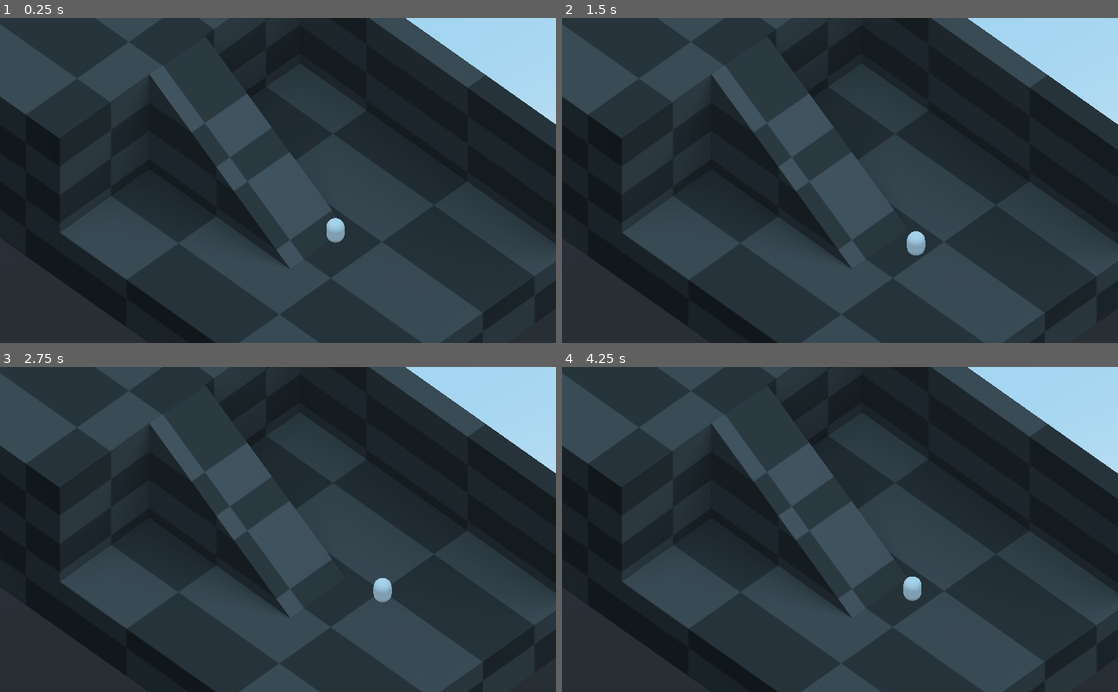
Above: before the commit, frames 1-4 (two rows, left to right).
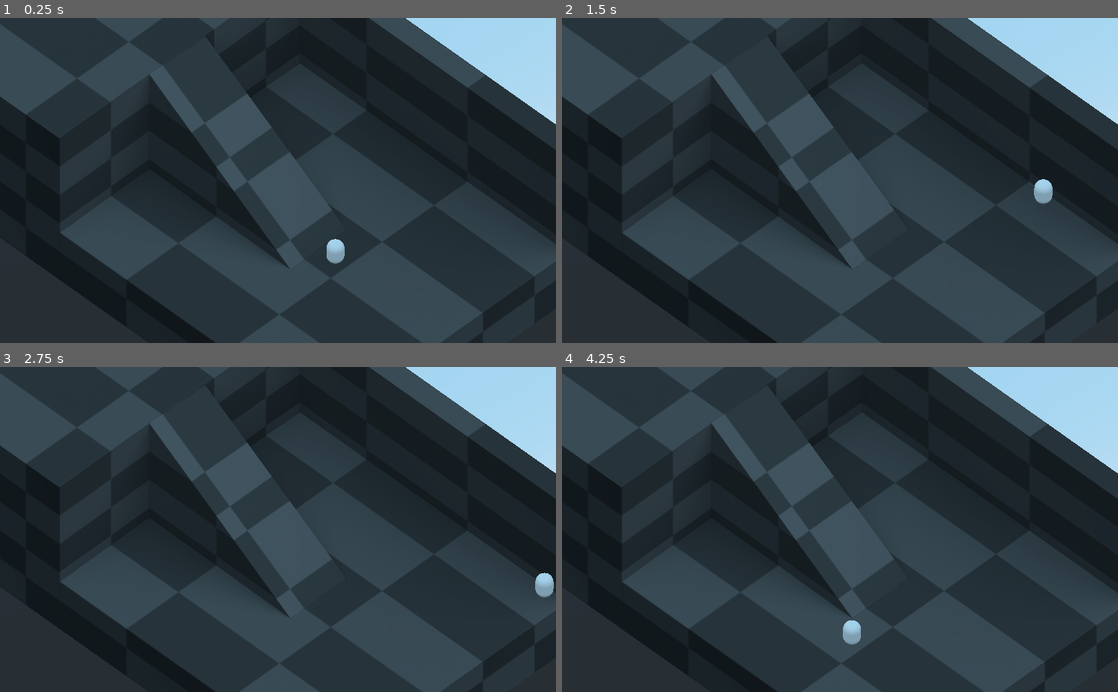
Above: after the commit, the same moments.

Repository: lu-chie/CrimsonBubbles
Game: Godot game, scene res://Cenas/movimento-teste.tscn
Same seed, same stepped clock (60 frames per second), same inputs: the game is played once before the commit and once after it. This scene is started directly instead of the project's main scene.
Inputs:
- Up to frame 1 (0.25 s): no input
- Up to frame 2 (1.5 s): hold Right (ui_right) 0.53-1.28 s; hold Shift (ui_shift, bound only after the commit) 0.53-1.28 s; hold Down (ui_down) from 1.28 s (still down); tap Shift (ui_shift, bound only after the commit) at 1.35 s
- Up to frame 3 (2.75 s): release Down (ui_down) at 2.03 s; hold Right (ui_right) from 2.03 s (still down); hold Shift (ui_shift, bound only after the commit) from 2.03 s (still down)
- Up to frame 4 (4.25 s): release Right (ui_right) at 2.78 s; release Shift (ui_shift, bound only after the commit) at 2.78 s; hold Up (ui_up) 2.78-3.53 s; tap Shift (ui_shift, bound only after the commit) at 2.85 s; hold Left (ui_left) from 3.53 s (still down); hold Shift (ui_shift, bound only after the commit) from 3.53 s (still down)

The runs differ from the first frame. In frame 1, 0.4% of the frame differs, in the area x 4-62%, y 29-76%; in frame 2, 0.4%, in the area x 4-89%, y 29-74%; in frame 3, 0.4%; in frame 4, 0.4%.

Commit message:
att corrida shift e tentativa de camera follow (risos)

Diff:
--- /dev/null
+++ b/GodotProject/Cenas/CameraFollow.gd
@@ -0,0 +1,17 @@
+extends Camera
+
+# Referência para o jogador
+onready var player = $"/root/Path/To/.."
+
+# Velocidade de suavização do movimento da câmera
+export var smoothing_speed = 5.0
+
+# Posição relativa desejada da câmera em relação ao jogador
+export var offset = Vector3(0, 5, -10)
+
+func _process(delta):
+	if player:
+		# Posição alvo da câmera
+		var target_position = player.global_transform.origin + offset
+		# Interpolação suave para mover a câmera
+		global_transform.origin = global_transform.origin.linear_interpolate(target_position, smoothing_speed * delta)
--- a/GodotProject/Cenas/Cena-Teste.tscn
+++ b/GodotProject/Cenas/Cena-Teste.tscn
@@ -1,10 +1,9 @@
-[gd_scene load_steps=10 format=2]
+[gd_scene load_steps=9 format=2]
 
 [ext_resource path="res://Assets/cenario-teste.obj" type="ArrayMesh" id=1]
-[ext_resource path="res://Cenas/Player.gd" type="Script" id=2]
 [ext_resource path="res://Assets/checker-texture.png" type="Texture" id=3]
 [ext_resource path="res://Cenas/level-basico.tscn" type="PackedScene" id=4]
-[ext_resource path="res://Cenas/Model.gd" type="Script" id=5]
+[ext_resource path="res://Cenas/C_Call.gd" type="Script" id=5]
 [ext_resource path="res://Cenas/Controller.gd" type="Script" id=6]
 
 [sub_resource type="SpatialMaterial" id=3]
@@ -39,7 +38,7 @@
 
 [node name="PlayerCharacter" type="RigidBody" parent="."]
 transform = Transform( 1, 0, 0, 0, 1, 0, 0, 0, 1, 0.0575074, 1.12577, 1.62665 )
-script = ExtResource( 2 )
+script = ExtResource( 6 )
 
 [node name="View" type="MeshInstance" parent="PlayerCharacter"]
 transform = Transform( 0.242016, 0, 0, 0, 0.242016, 0, 0, 0, 0.242016, 0, 0, 0 )
--- a/GodotProject/Cenas/Controller.gd
+++ b/GodotProject/Cenas/Controller.gd
@@ -1,25 +1,24 @@
 extends Node
 
+# Chamando o kinematic body que é o model
+onready var model = $".."
 
-# chamando o kinematic body q é o model
-onready var model = $".."
+# Velocidades
+export var walk_speed: float = 5.0  # Velocidade ao caminhar
+export var run_speed: float = 10.0  # Velocidade ao correr
 
 # Called when the node enters the scene tree for the first time.
 func _ready():
 	pass # Replace with function body.
 
-
-# funcao d update movement que ta sendo chamada em call, todo movimento é processado aca
-# feito assim pra gente saber que se o problema é de movimento, ajeitar aqui
-# se o problema for de parametro, ajeitar em model
-#se o problema for de render, ajeitar em view
-
+# Função de update movement que é chamada constantemente. Todo movimento é processado aqui.
+# Feito assim para separar responsabilidades:
 func update_movement(delta):
-
 	# Reseta a velocidade horizontal
 	model.velocity.x = 0
 	model.velocity.z = 0
 
+	# Verifica as teclas de direção
 	if Input.is_action_pressed("ui_up"):
 		model.velocity.z -= 1
 	if Input.is_action_pressed("ui_down"):
@@ -29,16 +28,20 @@
 	if Input.is_action_pressed("ui_right"):
 		model.velocity.x += 1
 
-# aí antes esse codigo verificava as velocidades d x e de z, mas tem essa funcao legth que verifica o tamanho do vetor
-# aí se o vetor for maior q (0.0,0.0,0.0) ele ja sabe q o bicho ta se movendo
-# aí normaliza o vetor de velocidade (pra ter uma direção) e aplica ele multiplicado pela velocidade
+	# Verifica se o personagem está correndo (Shift pressionado)
+	var current_speed = walk_speed
+	if Input.is_action_pressed("ui_shift"):  # Shift pressionado
+		current_speed = run_speed
 
+	# Normaliza o vetor de velocidade (para direção) e aplica a velocidade
 	if model.velocity.length() > 0:
-		model.velocity = model.velocity.normalized()
+		model.velocity = model.velocity.normalized() * current_speed
 
+	# Aplica a gravidade se o personagem não estiver no chão
 	if not model.is_on_floor():
 		model.velocity.y += model.gravity * delta
 	else:
 		model.velocity.y = 0
 
+	# Move o personagem
 	model.move_and_slide(model.velocity, Vector3.UP)
--- /dev/null
+++ b/GodotProject/Cenas/EnemyMovement.gd
@@ -0,0 +1,35 @@
+extends KinematicBody
+
+# Variáveis
+export var velocidade = 3.0
+var player_detectado = false
+var player_posicao = Vector3.ZERO
+
+# Referências
+onready var mesh = $MeshInstance
+onready var area = $Area
+# onready var audio = $AudioStreamPlayer3D
+
+# Chamado quando o nó entra na cena
+func _ready():
+	# Desativa a visibilidade do inimigo no início
+	mesh.visible = false
+	# Conecta o sinal de detecção
+	area.connect("body_entered", self, "_on_area_entered")
+
+# Função chamada quando o jogador entra na área de detecção
+func _on_area_entered(body):
+	if body.name == "..":  # Certifique-se de que o nó do jogador se chama "Player"
+		player_detectado = true
+		mesh.visible = true  # Torna o inimigo visível
+		player_posicao = body.global_transform.origin
+		#if audio:
+		#	audio.play()  # Reproduz o som ao aparecer
+
+# Movimento do inimigo
+func _physics_process(delta):
+	if player_detectado:
+		# Perseguir o jogador
+		var direcao = (player_posicao - global_transform.origin).normalized()
+		var movimento = direcao * velocidade
+		move_and_slide(movimento)
--- a/GodotProject/Cenas/movimento-teste.tscn
+++ b/GodotProject/Cenas/movimento-teste.tscn
@@ -1,17 +1,44 @@
-[gd_scene load_steps=3 format=2]
+[gd_scene load_steps=8 format=2]
 
 [ext_resource path="res://Cenas/level-basico.tscn" type="PackedScene" id=1]
 [ext_resource path="res://Cenas/3DCharacter.tscn" type="PackedScene" id=2]
+[ext_resource path="res://Cenas/EnemyMovement.gd" type="Script" id=3]
+[ext_resource path="res://Cenas/CameraFollow.gd" type="Script" id=4]
+
+[sub_resource type="PrismMesh" id=1]
+
+[sub_resource type="CapsuleShape" id=2]
+
+[sub_resource type="CylinderShape" id=3]
+radius = 2.57283
 
 [node name="Cena-Movimento" type="Spatial"]
 
 [node name="Spatial2" parent="." instance=ExtResource( 1 )]
 transform = Transform( 2.04892, 0, 0, 0, 2.04892, 0, 0, 0, 2.04892, 0, 0, 0 )
 
-[node name="Camera" type="Camera" parent="."]
-transform = Transform( 0.707107, 0.5, -0.5, 0, 0.707107, 0.707107, 0.707107, -0.5, 0.5, -3.00722, 6.0142, 1.83099 )
+[node name="3DCharacter" parent="." instance=ExtResource( 2 )]
+transform = Transform( 0.279824, 0, 0, 0, 0.279824, 0, 0, 0, 0.279824, -0.00599957, 1.61617, 1.3261 )
+
+[node name="Camera" type="Camera" parent="3DCharacter"]
+transform = Transform( 2.52697, 1.78684, -1.78684, 0, 2.52697, 2.52697, 2.52697, -1.78684, 1.78684, -10.7254, 15.7171, 1.80431 )
 projection = 1
 size = 10.0
+script = ExtResource( 4 )
 
-[node name="3DCharacter" parent="." instance=ExtResource( 2 )]
-transform = Transform( 0.279824, 0, 0, 0, 0.279824, 0, 0, 0, 0.279824, -0.00599957, 1.61617, 1.3261 )
+[node name="Enemy" type="KinematicBody" parent="."]
+transform = Transform( 1, 0, 0, 0, 1, 0, 0, 0, 1, -3.48723, 0.952822, -3.34507 )
+script = ExtResource( 3 )
+
+[node name="MeshInstance" type="MeshInstance" parent="Enemy"]
+transform = Transform( 1, 0, 0, 0, 1, 0, 0, 0, 1, 0.100009, 0.311785, 0 )
+mesh = SubResource( 1 )
+
+[node name="CollisionShape" type="CollisionShape" parent="Enemy"]
+shape = SubResource( 2 )
+
+[node name="Area" type="Area" parent="Enemy"]
+
+[node name="CollisionShape" type="CollisionShape" parent="Enemy/Area"]
+transform = Transform( 1, 0, 0, 0, 1, 0, 0, 0, 1, -0.0956321, -0.0163951, 0 )
+shape = SubResource( 3 )
--- a/GodotProject/project.godot
+++ b/GodotProject/project.godot
@@ -14,12 +14,24 @@
 run/main_scene="res://Cenas/Cena-Teste.tscn"
 config/icon="res://icon.png"
 
+[global]
+
+layer=false
+
 [gui]
 
 common/drop_mouse_on_gui_input_disabled=true
 
 [input]
 
+ui_accept={
+"deadzone": 0.5,
+"events": [ Object(InputEventKey,"resource_local_to_scene":false,"resource_name":"","device":0,"alt":false,"shift":false,"control":false,"meta":false,"command":false,"pressed":false,"scancode":16777221,"physical_scancode":0,"unicode":0,"echo":false,"script":null)
+, Object(InputEventKey,"resource_local_to_scene":false,"resource_name":"","device":0,"alt":false,"shift":false,"control":false,"meta":false,"command":false,"pressed":false,"scancode":16777222,"physical_scancode":0,"unicode":0,"echo":false,"script":null)
+, Object(InputEventKey,"resource_local_to_scene":false,"resource_name":"","device":0,"alt":false,"shift":false,"control":false,"meta":false,"command":false,"pressed":false,"scancode":32,"physical_scancode":0,"unicode":0,"echo":false,"script":null)
+, Object(InputEventJoypadButton,"resource_local_to_scene":false,"resource_name":"","device":0,"button_index":0,"pressure":0.0,"pressed":false,"script":null)
+ ]
+}
 ui_left={
 "deadzone": 0.5,
 "events": [ Object(InputEventKey,"resource_local_to_scene":false,"resource_name":"","device":0,"alt":false,"shift":false,"control":false,"meta":false,"command":false,"pressed":false,"scancode":16777231,"physical_scancode":0,"unicode":0,"echo":false,"script":null)
@@ -48,6 +60,16 @@
 , Object(InputEventKey,"resource_local_to_scene":false,"resource_name":"","device":0,"alt":false,"shift":false,"control":false,"meta":false,"command":false,"pressed":false,"scancode":83,"physical_scancode":0,"unicode":0,"echo":false,"script":null)
  ]
 }
+ui_end={
+"deadzone": 0.5,
+"events": [ Object(InputEventKey,"resource_local_to_scene":false,"resource_name":"","device":0,"alt":false,"shift":false,"control":false,"meta":false,"command":false,"pressed":false,"scancode":16777230,"physical_scancode":0,"unicode":0,"echo":false,"script":null)
+ ]
+}
+ui_shift={
+"deadzone": 0.5,
+"events": [ Object(InputEventKey,"resource_local_to_scene":false,"resource_name":"","device":0,"alt":false,"shift":false,"control":false,"meta":false,"command":false,"pressed":false,"scancode":0,"physical_scancode":16777237,"unicode":0,"echo":false,"script":null)
+ ]
+}
 
 [physics]
 
Not shown, removed: GodotProject/Cenas/Cena-Teste.tscn.tmp
